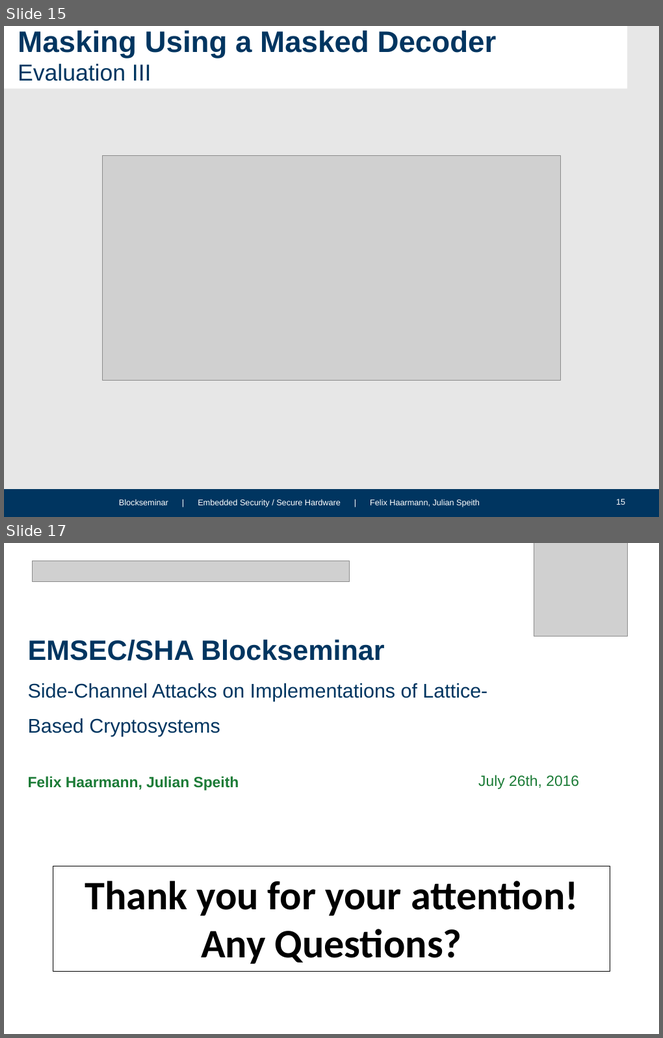
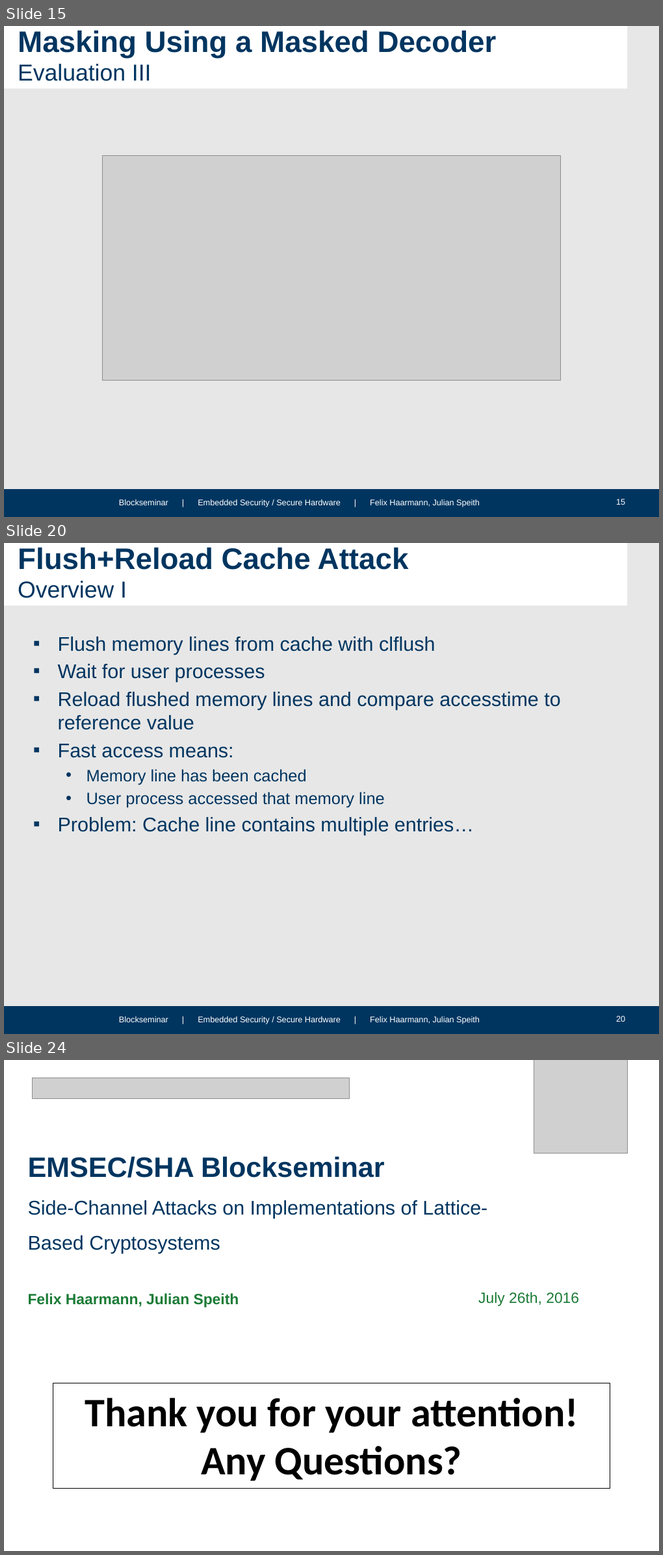
Before and after one commit to HFelixA/emsecseminar, a slide deck: presentation/Julian.pptx. Shown one above the other, each under a label of ours: slides 15 and 17 before the commit, slides 15, 20 and 24 after it; the slides between them are not shown. The pictures are 663x1038 and 663x1555 pixels, drawn with LibreOffice and Linux fonts; fonts in the diff are those of the drawing; grey boxes stand for pictures; background and template pictures are left out. Boxes give left, top, right and bottom in pixels: in the first picture for what was removed or moved away, otherwise in the second. Text is boxed around its words. In the diff, an @@ line names an element or a change of style, - is before the commit and + after.

```diff
--- a/presentation/Julian.pptx
+++ b/presentation/Julian.pptx
@@ slide 20 added at [4,543,659,1034], background #E7E7E7; not listed: 4 template elements that a slide beside it also shows @@
@@ title added at [18,548,409,598], 36 pt, text #003560, bold @@
+Flush+Reload Cache Attack
+Overview I
@@ text added at [58,637,560,835], 24 pt, text #003560 @@
+▪ Flush memory lines from cache with clflush
+▪ Wait for user processes
+▪ Reload flushed memory lines and compare accesstime to reference value
+▪ Fast access means:
+  • Memory line has been cached
+  • User process accessed that memory line
+▪ Problem: Cache line contains multiple entries…
@@ what was slide 17 is now slide 24 @@
```
Also in this commit, not shown: 2 slides changed, 6 other slides added, 1 other file.
